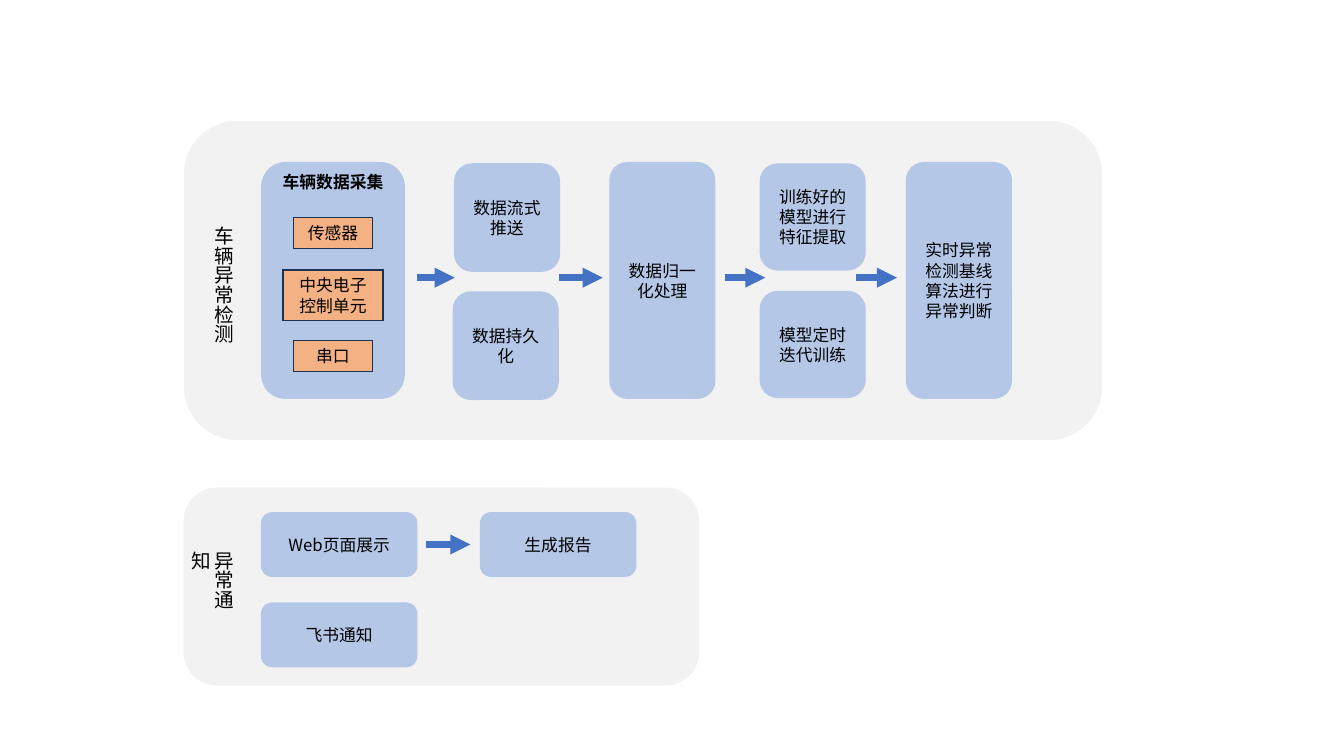
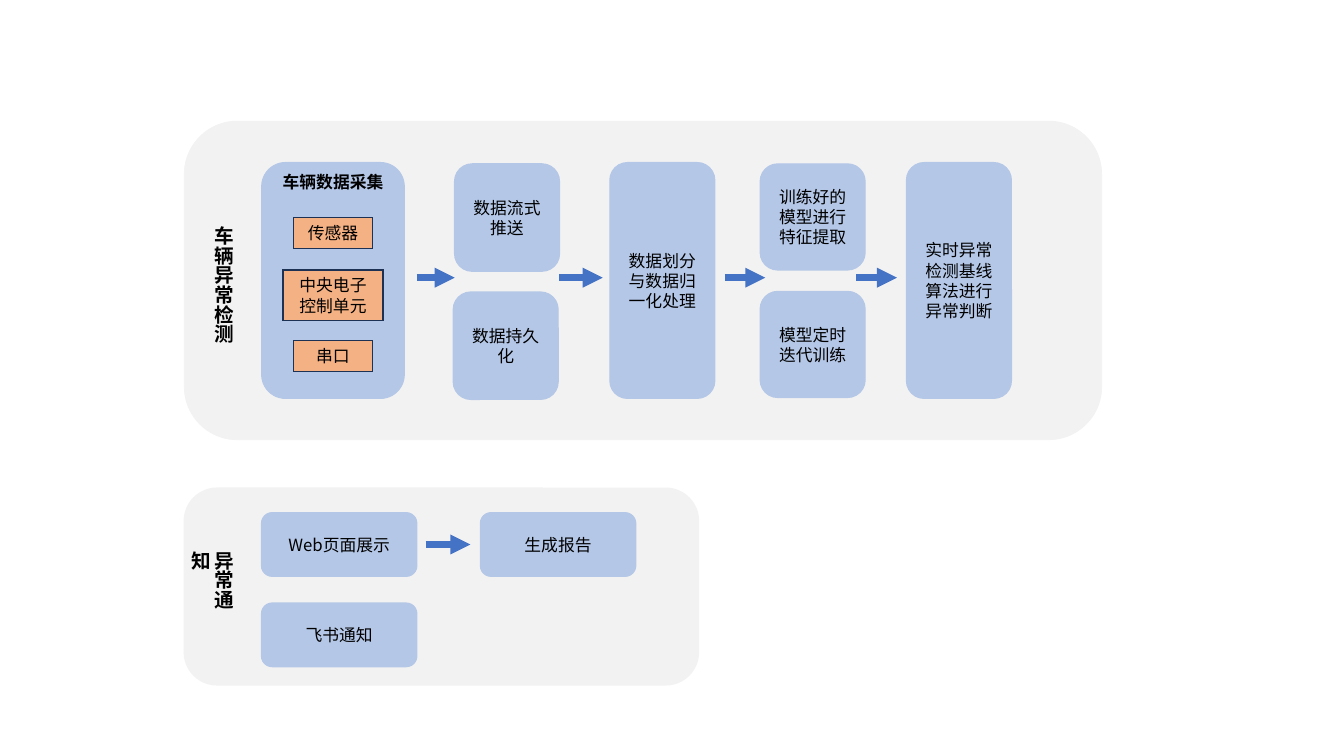
Before and after one commit to jay-eb/TransformerFFT, a slide deck: slide 5 of project/模型.pptx. Drawn at 1344x756 pixels with LibreOffice and Linux fonts; fonts in the diff are those of the drawing. Boxes give left, top, right and bottom in pixels: in the first picture for what was removed or moved away, otherwise in the second. Text is boxed around its words. In the diff, an @@ line names an element or a change of style, - is before the commit and + after.

```diff
--- a/project/模型.pptx
+++ b/project/模型.pptx
@@ text "车辆异常检测" at [215, 226, 235, 347]: bold on @@
@@ text in rounded rectangle at [629, 253, 696, 309]: text changed @@
-数据归一化处理
+数据划分与数据归一化处理
@@ text "异常通知" at [215, 552, 373, 643]: bold on @@
```
Also in this commit, not shown: 1 other slide changed, 1 slide added, 1 other file.
